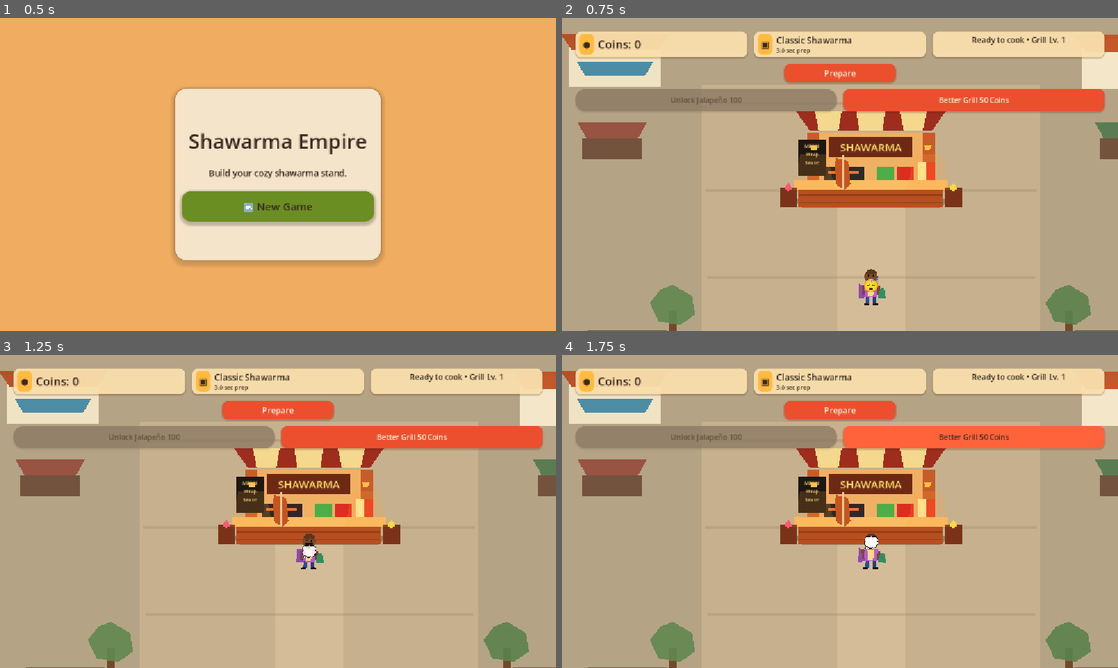
Above: before the commit, frames 1-4 (two rows, left to right).
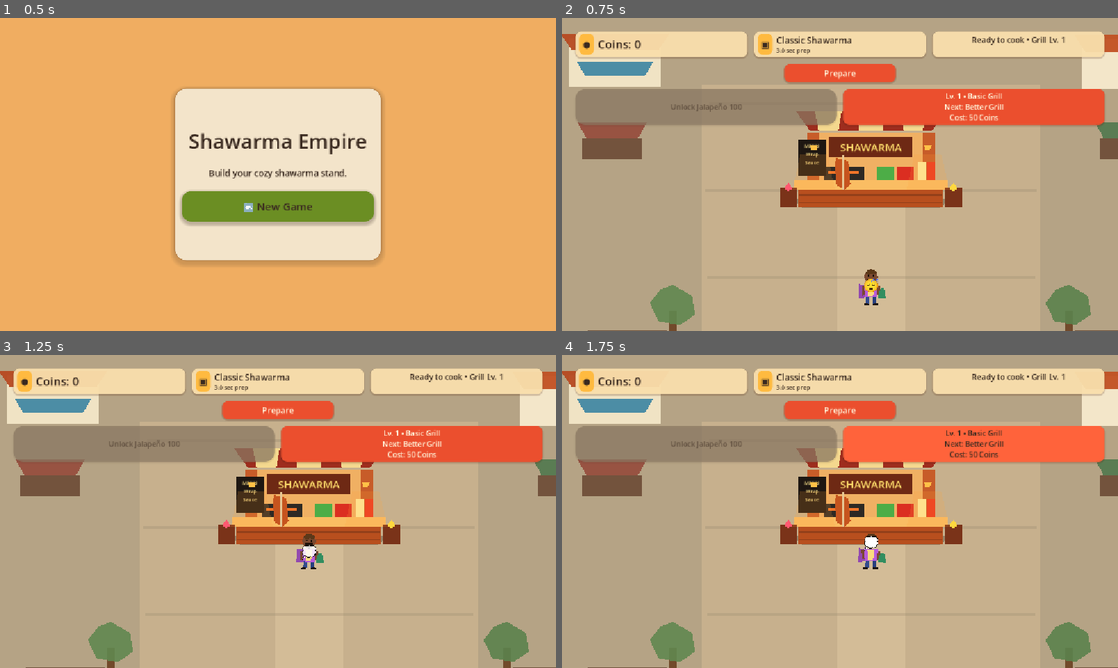
Above: after the commit, the same moments.

Repository: pyto159/ShawarmaEmpire
Game: Godot game, scene res://Scenes/MainMenu.tscn
The game is run twice, just before and just after one commit, with the same random seed, the same clock (stepped at 60 frames per second) and the same inputs.
Inputs:
- Up to frame 1 (0.5 s): no input
- Up to frame 2 (0.75 s): click "🆕 New Game" at 0.5 s
- Up to frame 3 (1.25 s): no input
- Up to frame 4 (1.75 s): click "Better Grill 50 Coins" (after the commit: "Lv. 1 • Basic Grill Next: Bet…") at 1.25 s

Frame 1 is identical in both runs. In frame 2, 4.7% of the frame differs, in the area x 2-98%, y 24-35%; in frame 3, 4.7%; in frame 4, 4.7%.

Commit message:
Complete grill upgrade progression

Diff:
--- a/shawarma-empire/Managers/GameManager.gd
+++ b/shawarma-empire/Managers/GameManager.gd
@@ -2,6 +2,7 @@
 
 signal currency_changed(coins: int, gems: int)
 signal upgrades_changed
+signal grill_upgraded(level: int, speed_improvement_percent: int)
 signal recipes_changed
 
 const STARTING_COINS: int = 0
@@ -55,7 +56,9 @@
 	if not spend_coins(cost):
 		return false
 
+	var previous_multiplier: float = cooking_speed_multiplier
 	set_grill_level(next_level)
+	grill_upgraded.emit(grill_level, _get_speed_improvement_percent(previous_multiplier, cooking_speed_multiplier))
 	SaveManager.queue_save_game()
 	return true
 
@@ -82,10 +85,15 @@
 
 func get_next_grill_button_text() -> String:
 	if is_max_grill_level():
-		return "Max Grill"
+		return "MAX LEVEL\nLv. %d • %s" % [grill_level, get_grill_level_display_name(grill_level)]
 
 	var next_level: int = get_next_grill_level()
-	return "%s - %d Coins" % [get_grill_level_display_name(next_level), get_grill_level_cost(next_level)]
+	return "Lv. %d • %s\nNext: %s\nCost: %d Coins" % [
+		grill_level,
+		get_grill_level_display_name(grill_level),
+		get_grill_level_display_name(next_level),
+		get_grill_level_cost(next_level),
+	]
 
 
 func set_grill_level(level: int) -> void:
@@ -175,6 +183,14 @@
 	return economy_config.get_cooking_multiplier(level)
 
 
+func _get_speed_improvement_percent(previous_multiplier: float, current_multiplier: float) -> int:
+	if previous_multiplier <= 0.0 or current_multiplier >= previous_multiplier:
+		return 0
+
+	var speed_ratio: float = previous_multiplier / current_multiplier
+	return roundi((speed_ratio - 1.0) * 100.0)
+
+
 func unlock_recipe(_recipe_path: String) -> bool:
 	return false
 
--- a/shawarma-empire/Resources/Economy/EconomyConfig.tres
+++ b/shawarma-empire/Resources/Economy/EconomyConfig.tres
@@ -8,7 +8,8 @@
 1: {"display_name": "Basic Grill", "cost": 0},
 2: {"display_name": "Better Grill", "cost": 50},
 3: {"display_name": "Fast Grill", "cost": 150},
-4: {"display_name": "Pro Grill", "cost": 400}
+4: {"display_name": "Professional Grill", "cost": 400},
+5: {"display_name": "Master Grill", "cost": 900}
 }
 ingredient_costs = {
 "lavash": 0,
@@ -34,7 +35,8 @@
 1: 1.0,
 2: 0.9,
 3: 0.75,
-4: 0.6
+4: 0.6,
+5: 0.45
 }
 future_employee_costs = {}
 future_reputation_rewards = {}
--- a/shawarma-empire/Scenes/UI/GameHUD.tscn
+++ b/shawarma-empire/Scenes/UI/GameHUD.tscn
@@ -82,7 +82,7 @@
 offset_left = 14.0
 offset_top = 14.0
 offset_right = -14.0
-offset_bottom = 166.0
+offset_bottom = 202.0
 script = ExtResource("1_game_hud")
 
 [node name="Content" type="VBoxContainer" parent="."]
@@ -260,7 +260,7 @@
 
 [node name="UpgradeButton" type="Button" parent="Content/BottomButtonRow"]
 unique_name_in_owner = true
-custom_minimum_size = Vector2(0, 38)
+custom_minimum_size = Vector2(0, 74)
 layout_mode = 2
 size_flags_horizontal = 3
 text = "Better Grill 50 Coins"
--- a/shawarma-empire/Scripts/Economy/EconomyConfig.gd
+++ b/shawarma-empire/Scripts/Economy/EconomyConfig.gd
@@ -12,7 +12,8 @@
 	1: {"display_name": "Basic Grill", "cost": 0},
 	2: {"display_name": "Better Grill", "cost": 50},
 	3: {"display_name": "Fast Grill", "cost": 150},
-	4: {"display_name": "Pro Grill", "cost": 400},
+	4: {"display_name": "Professional Grill", "cost": 400},
+	5: {"display_name": "Master Grill", "cost": 900},
 }
 const FALLBACK_INGREDIENT_COSTS: Dictionary = {
 	"jalapeno": 100,
@@ -34,6 +35,7 @@
 	2: 0.9,
 	3: 0.75,
 	4: 0.6,
+	5: 0.45,
 }
 
 @export var grill_levels: Dictionary = {}
--- a/shawarma-empire/Scripts/Stand/CookingStand.gd
+++ b/shawarma-empire/Scripts/Stand/CookingStand.gd
@@ -1,12 +1,22 @@
 extends CookingStation
 class_name CookingStand
 
+const FLAME_INTENSITY_STEP: float = 0.12
+const FLAME_SCALE_STEP: float = 0.08
+
+@export var flame_visual_path: NodePath
+
 var accepted_order: Order
 var completed_order: Order
+var _flame_visual: CanvasItem
+var _base_flame_modulate: Color = Color.WHITE
+var _base_flame_scale: Vector2 = Vector2.ONE
 
 
 func _ready() -> void:
+	_resolve_flame_visual()
 	_apply_cooking_speed_multiplier()
+	_apply_grill_visual_feedback()
 	if not GameManager.upgrades_changed.is_connected(_on_upgrades_changed):
 		GameManager.upgrades_changed.connect(_on_upgrades_changed)
 
@@ -91,3 +101,34 @@
 
 func _on_upgrades_changed() -> void:
 	_apply_cooking_speed_multiplier()
+	_apply_grill_visual_feedback()
+
+
+func _resolve_flame_visual() -> void:
+	if flame_visual_path.is_empty():
+		return
+
+	var visual_node: Node = get_node_or_null(flame_visual_path)
+	if visual_node is CanvasItem:
+		_flame_visual = visual_node as CanvasItem
+		_base_flame_modulate = _flame_visual.modulate
+		if _flame_visual is Node2D:
+			_base_flame_scale = (_flame_visual as Node2D).scale
+
+
+func _apply_grill_visual_feedback() -> void:
+	if _flame_visual == null:
+		return
+
+	var level_offset: int = max(GameManager.grill_level - GameManager.DEFAULT_GRILL_LEVEL, 0)
+	var intensity: float = 1.0 + float(level_offset) * FLAME_INTENSITY_STEP
+	_flame_visual.modulate = Color(
+		min(_base_flame_modulate.r * intensity, 1.0),
+		min(_base_flame_modulate.g * intensity, 1.0),
+		_base_flame_modulate.b,
+		_base_flame_modulate.a
+	)
+
+	if _flame_visual is Node2D:
+		var scale_multiplier: float = 1.0 + float(level_offset) * FLAME_SCALE_STEP
+		(_flame_visual as Node2D).scale = _base_flame_scale * scale_multiplier
--- a/shawarma-empire/Scripts/UI/GameHUD.gd
+++ b/shawarma-empire/Scripts/UI/GameHUD.gd
@@ -12,8 +12,13 @@
 const COIN_FEEDBACK_PREFIX: String = "+"
 const COIN_FEEDBACK_SUFFIX: String = " Coins"
 const FEEDBACK_VISIBLE_SECONDS: float = 1.5
-const UPGRADE_FEEDBACK_SECONDS: float = 1.0
-const UPGRADE_FEEDBACK_TEXT: String = "Preparation Faster!"
+const UPGRADE_FEEDBACK_SECONDS: float = 1.5
+const UPGRADE_FEEDBACK_TITLE: String = "🔥 Grill Upgraded!"
+const UPGRADE_FEEDBACK_LEVEL_PREFIX: String = "Level "
+const UPGRADE_FEEDBACK_SPEED_PREFIX: String = "Cooking Speed +"
+const UPGRADE_FEEDBACK_SPEED_SUFFIX: String = "%"
+const UPGRADE_FEEDBACK_RISE_PIXELS: float = 32.0
+const UPGRADE_FEEDBACK_FADE_SECONDS: float = 0.25
 const NO_ORDER_TIME_TEXT: String = "No active order"
 const ORDER_TIME_SUFFIX: String = " sec prep"
 const BUTTON_PRESSED_SCALE: Vector2 = Vector2(0.97, 0.97)
@@ -38,6 +43,8 @@
 var _cooking_stand: CookingStand
 var _active_customer: Customer
 var _active_order: Order
+var _feedback_tween: Tween
+var _coin_feedback_base_position: Vector2
 
 
 func _ready() -> void:
@@ -48,8 +55,10 @@
 	upgrade_button.pressed.connect(_on_upgrade_button_pressed)
 	ingredient_unlock_button.pressed.connect(_on_ingredient_unlock_button_pressed)
 	coin_feedback_timer.timeout.connect(_on_coin_feedback_timer_timeout)
+	_coin_feedback_base_position = coin_feedback_label.position
 	GameManager.currency_changed.connect(_on_currency_changed)
 	GameManager.upgrades_changed.connect(_on_upgrades_changed)
+	GameManager.grill_upgraded.connect(_on_grill_upgraded)
 	IngredientManager.ingredients_changed.connect(_on_ingredients_changed)
 	_resolve_configured_nodes()
 	_connect_cooking_stand_signals()
@@ -64,6 +73,8 @@
 		GameManager.currency_changed.disconnect(_on_currency_changed)
 	if GameManager.upgrades_changed.is_connected(_on_upgrades_changed):
 		GameManager.upgrades_changed.disconnect(_on_upgrades_changed)
+	if GameManager.grill_upgraded.is_connected(_on_grill_upgraded):
+		GameManager.grill_upgraded.disconnect(_on_grill_upgraded)
 	if IngredientManager.ingredients_changed.is_connected(_on_ingredients_changed):
 		IngredientManager.ingredients_changed.disconnect(_on_ingredients_changed)
 
@@ -162,19 +173,42 @@
 	if amount <= 0:
 		return
 
+	_reset_feedback_animation()
 	coin_feedback_label.text = COIN_FEEDBACK_PREFIX + str(amount) + COIN_FEEDBACK_SUFFIX
 	coin_feedback_label.visible = true
 	coin_feedback_timer.start(FEEDBACK_VISIBLE_SECONDS)
 
 
-func show_upgrade_feedback() -> void:
-	coin_feedback_label.text = UPGRADE_FEEDBACK_TEXT
+func show_upgrade_feedback(level: int, speed_improvement_percent: int) -> void:
+	coin_feedback_label.text = _get_upgrade_feedback_text(level, speed_improvement_percent)
 	coin_feedback_label.visible = true
+	coin_feedback_label.modulate.a = 1.0
+	coin_feedback_label.position = _coin_feedback_base_position
+	_start_upgrade_feedback_animation()
 	coin_feedback_timer.start(UPGRADE_FEEDBACK_SECONDS)
 
 
 func _get_upgrade_button_text() -> String:
-	return GameManager.get_next_grill_button_text().replace(" - ", " ")
+	return GameManager.get_next_grill_button_text()
+
+
+func _get_upgrade_feedback_text(level: int, speed_improvement_percent: int) -> String:
+	return "%s\n%s%d\n%s%d%s" % [
+		UPGRADE_FEEDBACK_TITLE,
+		UPGRADE_FEEDBACK_LEVEL_PREFIX,
+		level,
+		UPGRADE_FEEDBACK_SPEED_PREFIX,
+		speed_improvement_percent,
+		UPGRADE_FEEDBACK_SPEED_SUFFIX,
+	]
+
+
+func _start_upgrade_feedback_animation() -> void:
+	_reset_feedback_animation()
+	_feedback_tween = create_tween()
+	_feedback_tween.set_parallel(true)
+	_feedback_tween.tween_property(coin_feedback_label, "position", _coin_feedback_base_position + Vector2.UP * UPGRADE_FEEDBACK_RISE_PIXELS, UPGRADE_FEEDBACK_SECONDS)
+	_feedback_tween.tween_property(coin_feedback_label, "modulate:a", 0.0, UPGRADE_FEEDBACK_FADE_SECONDS).set_delay(UPGRADE_FEEDBACK_SECONDS - UPGRADE_FEEDBACK_FADE_SECONDS)
 
 
 func _update_ingredient_unlock_display() -> void:
@@ -273,7 +307,6 @@
 	AudioManager.play_button()
 	if GameManager.purchase_next_grill_level():
 		AudioManager.play_upgrade()
-		show_upgrade_feedback()
 		_update_display()
 
 
@@ -297,9 +330,23 @@
 	_update_display()
 
 
+func _on_grill_upgraded(level: int, speed_improvement_percent: int) -> void:
+	show_upgrade_feedback(level, speed_improvement_percent)
+
+
 func _on_ingredients_changed() -> void:
 	_update_display()
+
+
+func _reset_feedback_animation() -> void:
+	if _feedback_tween != null:
+		_feedback_tween.kill()
+		_feedback_tween = null
+
+	coin_feedback_label.modulate.a = 1.0
+	coin_feedback_label.position = _coin_feedback_base_position
 
 
 func _on_coin_feedback_timer_timeout() -> void:
 	coin_feedback_label.visible = false
+	_reset_feedback_animation()
Not shown, changed: Docs/GAME_DESIGN.md
Not shown, changed: Docs/TECHNICAL.md
